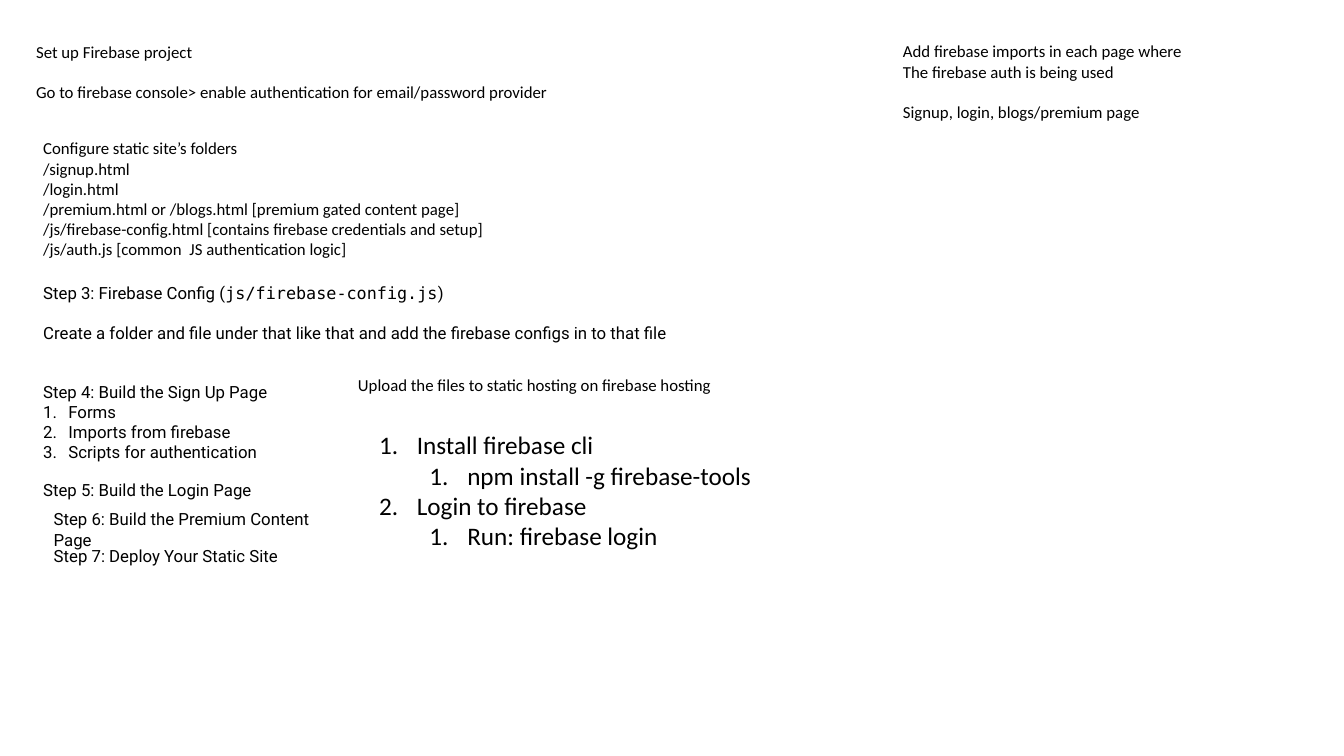
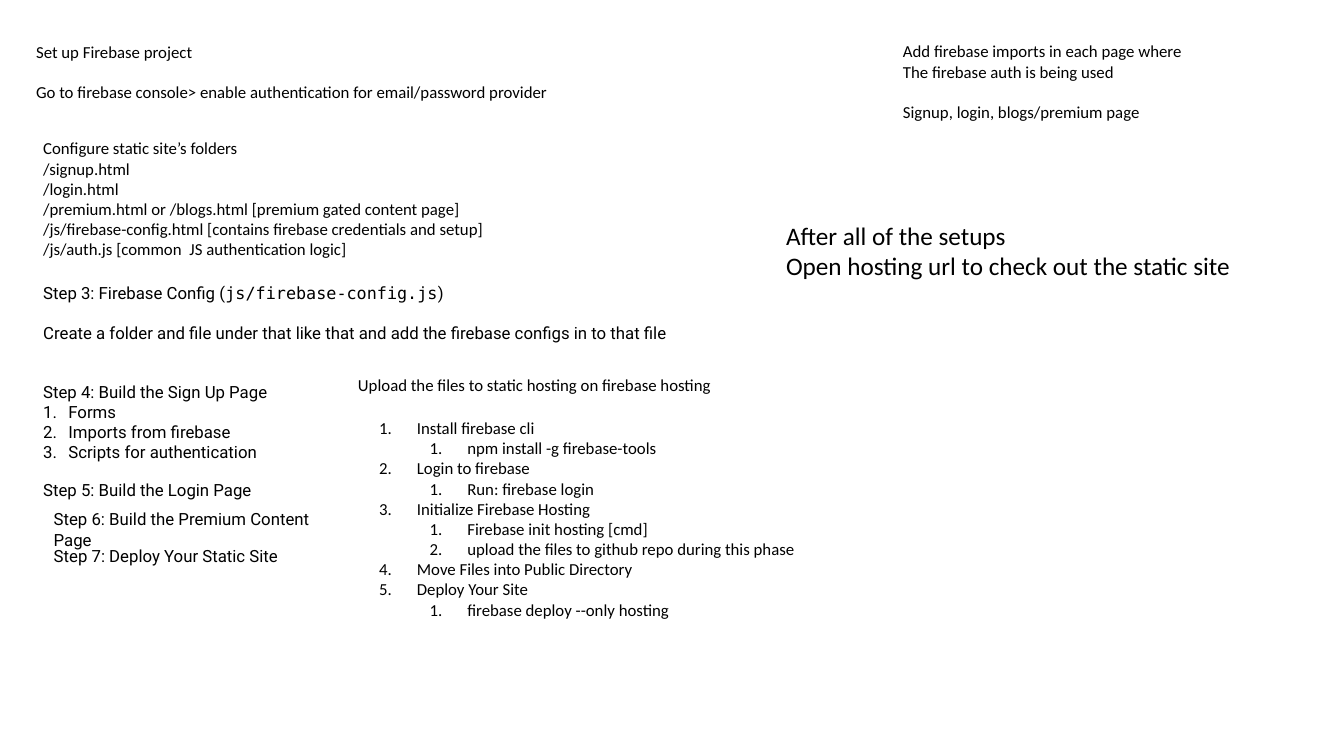
Before and after one commit to apd2019/simply-blogging, a slide deck: slide 4 of documentation.pptx. Drawn at 1344x756 pixels with LibreOffice and Linux fonts; fonts in the diff are those of the drawing. Boxes give left, top, right and bottom in pixels: in the first picture for what was removed or moved away, otherwise in the second. Text is boxed around its words. In the diff, an @@ line names an element or a change of style, - is before the commit and + after.

```diff
--- a/documentation.pptx
+++ b/documentation.pptx
@@ text added at <box>786,227,1229,280</box>, 18 pt, text #000000 @@
+After all of the setups
+Open hosting url to check out the static site
@@ text "Install firebase cli": place and size @@
-text "Install firebase cli" at <box>417,436,751,550</box>
+text "Install firebase cli" at <box>417,422,795,619</box>
@@ text at <box>417,422,656,498</box>: size 18 to 12 pt in "Install firebase cli", "npm install -g firebase-tools", "Login to firebase", "Run: firebase login" @@
@@ text at <box>417,503,795,619</box>: paragraphs added @@
+3. Initialize Firebase Hosting
+  1. Firebase init hosting [cmd]
+  2. upload the files to github repo during this phase
+4. Move Files into Public Directory
+5. Deploy Your Site
+  1. firebase deploy --only hosting
```
Also in this commit, not shown: 16 other files.
